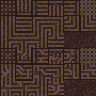
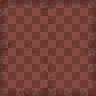
Before/after of a 96 x 96 layered artwork. What changed in the layer stack:
hid "Wall" over left=0, top=0, right=96, bottom=96
showed "Floor", painted on it over left=0, top=0, right=96, bottom=96
